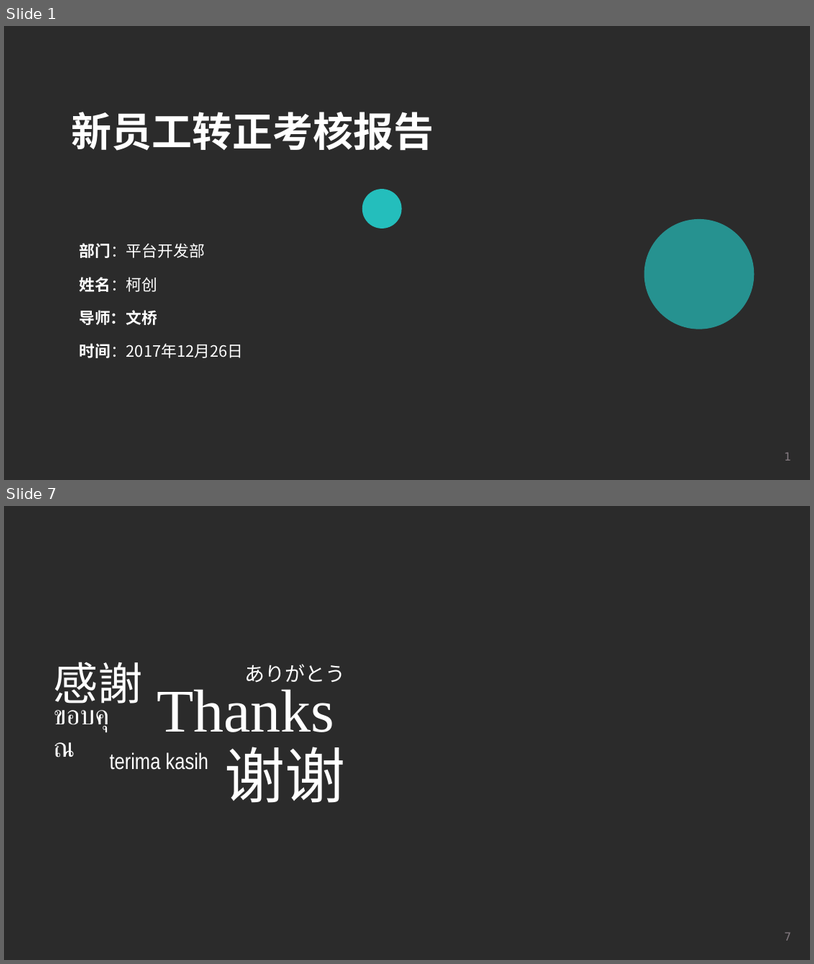
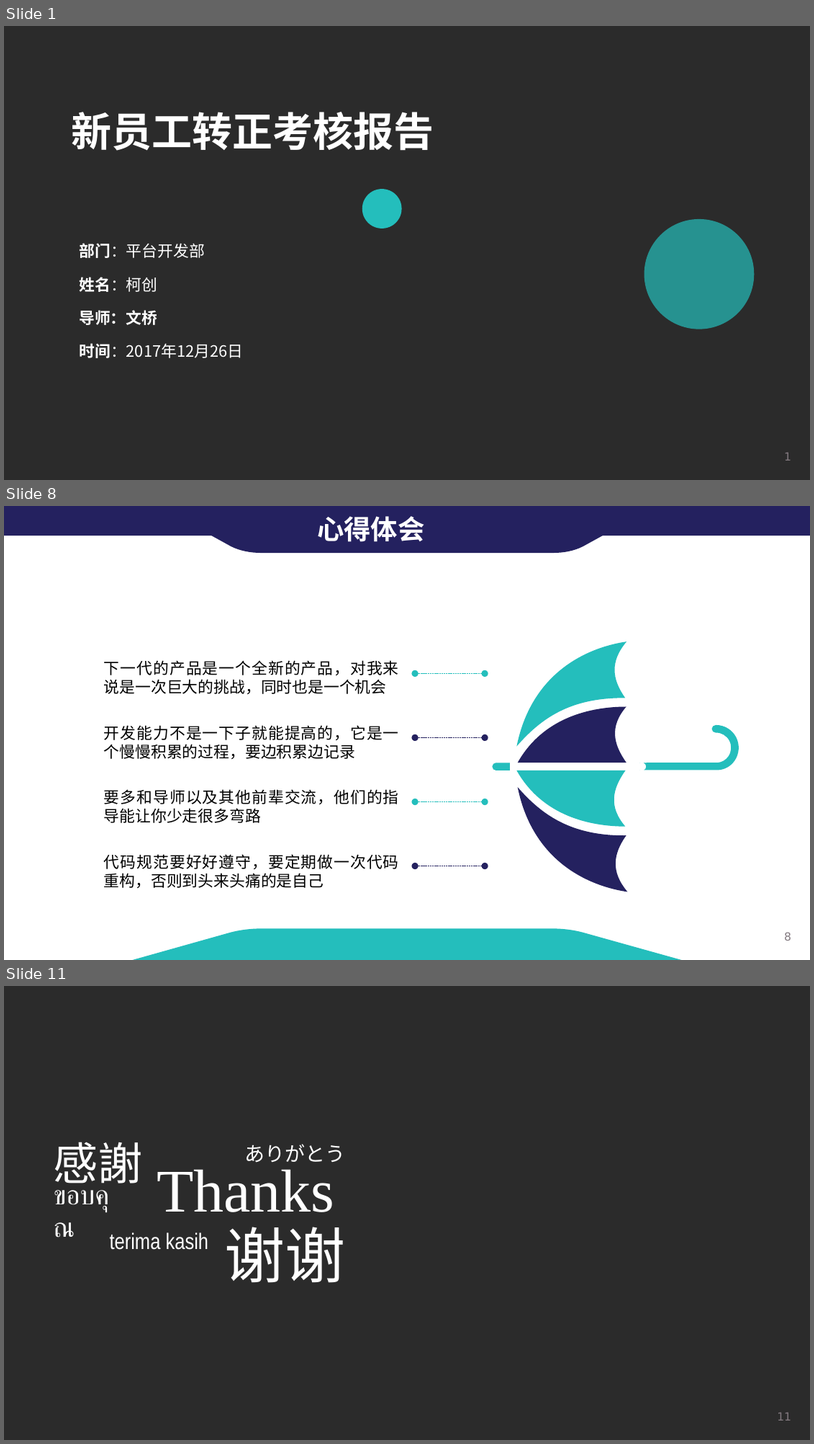
Before and after one commit to careyke/zhuangzheng, a slide deck: 转正评审-柯创.pptx. Shown one above the other, each under a label of ours: slides 1 and 7 before the commit, slides 1, 8 and 11 after it; the slides between them are not shown. The pictures are 814x964 and 814x1444 pixels, drawn with LibreOffice and Linux fonts; fonts in the diff are those of the drawing; background and template pictures are left out; a plain dark background stands for a picture behind light text. Boxes give left, top, right and bottom in pixels: in the first picture for what was removed or moved away, otherwise in the second. Text is boxed around its words. In the diff, an @@ line names an element or a change of style, - is before the commit and + after.

```diff
--- a/转正评审-柯创.pptx
+++ b/转正评审-柯创.pptx
@@ slide 8 added at (4, 506, 810, 960), background #FFFFFF; not listed: 1 template element that a slide beside it also shows @@
@@ rectangle added at (4, 506, 810, 536), fill #24215F @@
@@ freeform shape added at (158, 506, 657, 553), fill #24215F @@
@@ text added at (317, 516, 424, 542), 24 pt, text #FFFFFF, bold @@
+心得体会
@@ text added at (104, 660, 399, 694), 14 pt, text #000000 @@
+下一代的产品是一个全新的产品，对我来说是一次巨大的挑战，同时也是一个机会
@@ double arrow added from (486, 674) to (415, 674), #24BEBC 0.5 pt dashed @@
@@ text added at (104, 725, 399, 759), 14 pt, text #000000 @@
+开发能力不是一下子就能提高的，它是一个慢慢积累的过程，要边积累边记录
@@ double arrow added from (486, 737) to (415, 737), #24215F 0.5 pt dashed @@
@@ group added at (493, 641, 739, 891): 6 freeform shapes @@
@@ text added at (104, 789, 399, 823), 14 pt, text #000000 @@
+要多和导师以及其他前辈交流，他们的指导能让你少走很多弯路
@@ double arrow added from (486, 802) to (415, 802), #24BEBC 0.5 pt dashed @@
@@ text added at (104, 854, 399, 888), 14 pt, text #000000 @@
+代码规范要好好遵守，要定期做一次代码重构，否则到头来头痛的是自己
@@ double arrow added from (486, 866) to (415, 866), #24215F 0.5 pt dashed @@
@@ freeform shape added at (132, 929, 682, 960), fill #24BEBC @@
@@ what was slide 7 is now slide 11 @@
@@ page number at (777, 1412, 792, 1420): text changed @@
-7
+11
```
Also in this commit, not shown: 4 slides changed, 4 other slides added, 1 slide removed.
